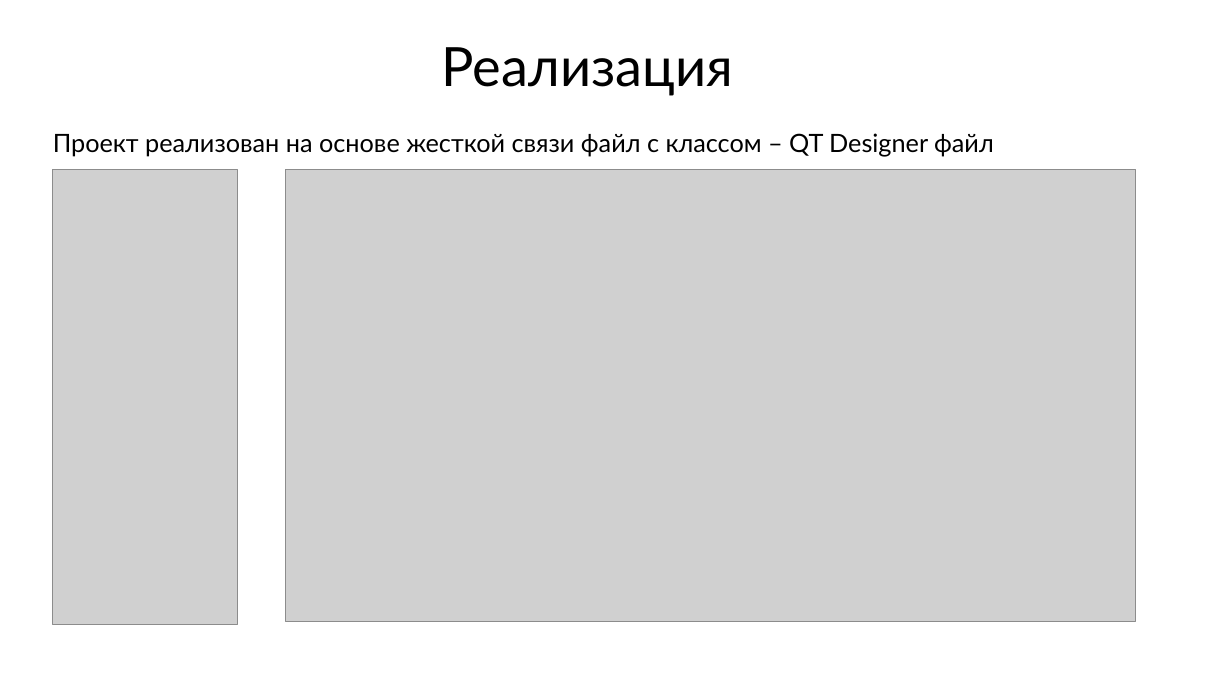
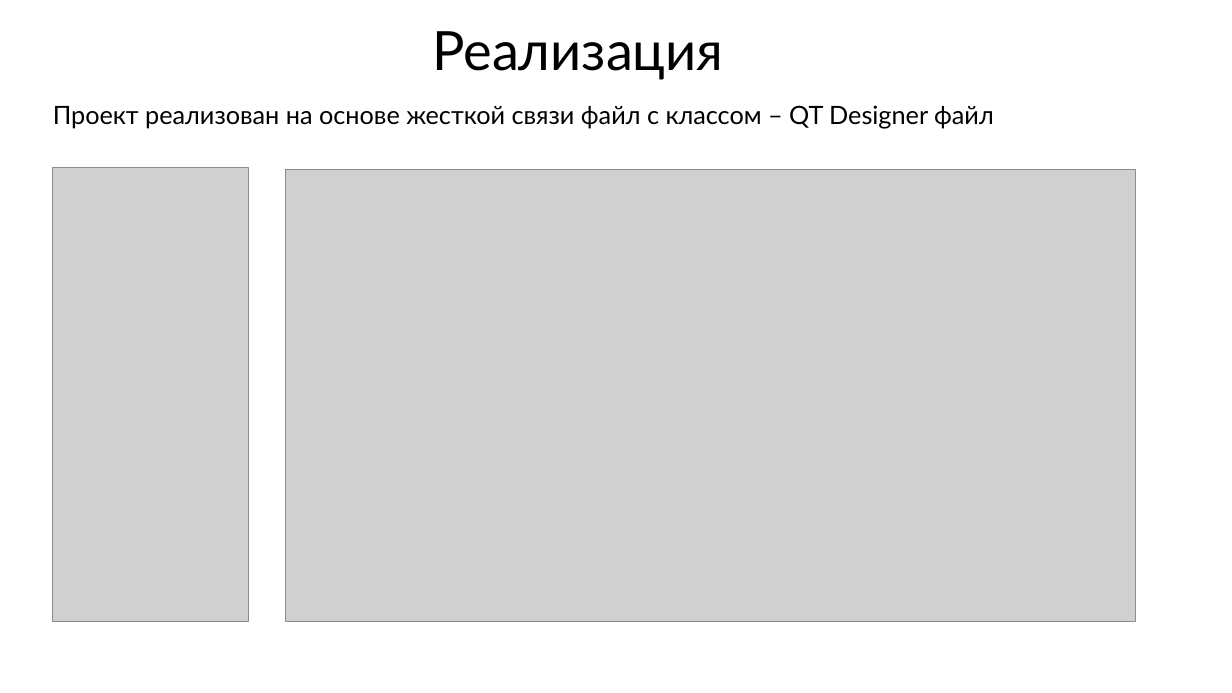
Before and after one commit to aikarimovvw/Library_System-QtProject, a slide deck: slide 4 of Documentation/Презентация SyrezLib.pptx. Drawn at 1232x693 pixels with LibreOffice and Linux fonts; fonts in the diff are those of the drawing; grey boxes stand for pictures. Boxes give left, top, right and bottom in pixels: in the first picture for what was removed or moved away, otherwise in the second. Text is boxed around its words. In the diff, an @@ line names an element or a change of style, - is before the commit and + after.

```diff
--- a/Documentation/Презентация SyrezLib.pptx
+++ b/Documentation/Презентация SyrezLib.pptx
@@ title "Реализация": place and size @@
-title "Реализация" at bbox=[442, 47, 733, 96]
+title "Реализация" at bbox=[432, 31, 723, 80]
@@ subtitle "Проект реализован на основе жесткой ...": place and size @@
-subtitle "Проект реализован на основе жесткой ..." at bbox=[53, 133, 994, 157]
+subtitle "Проект реализован на основе жесткой ..." at bbox=[53, 105, 994, 129]
@@ picture: place and size @@
-picture at bbox=[53, 169, 237, 624]
+picture at bbox=[53, 168, 248, 621]
```
Also in this commit, not shown: 3 other slides changed, 1 slide added.
